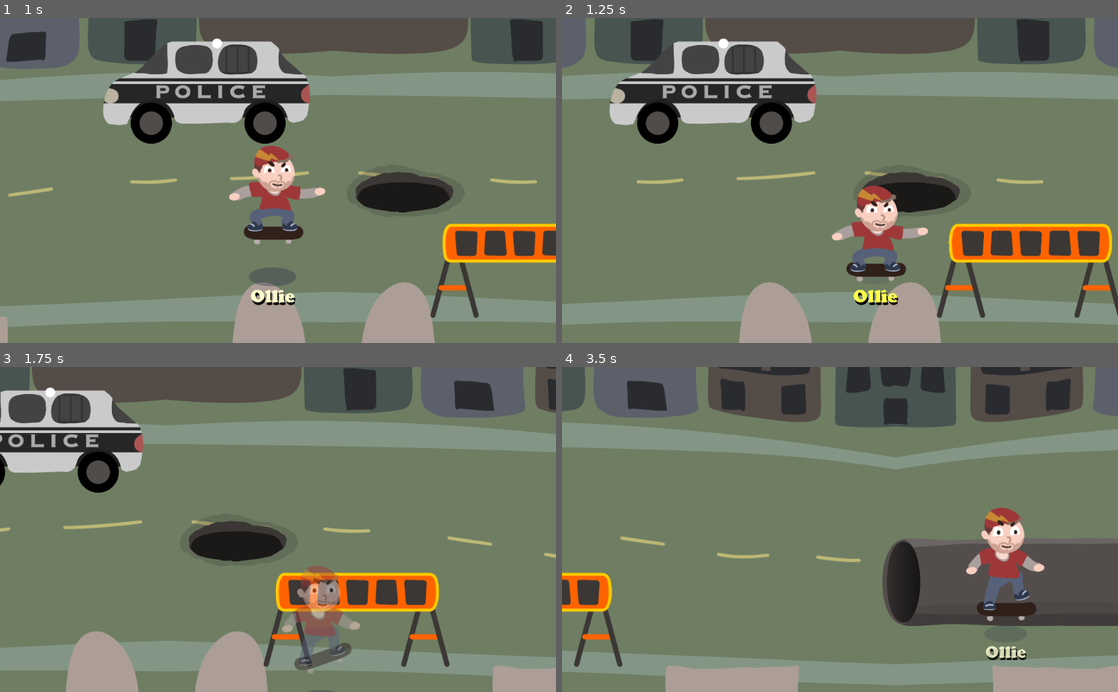
Above: before the commit, frames 1-4 (two rows, left to right).
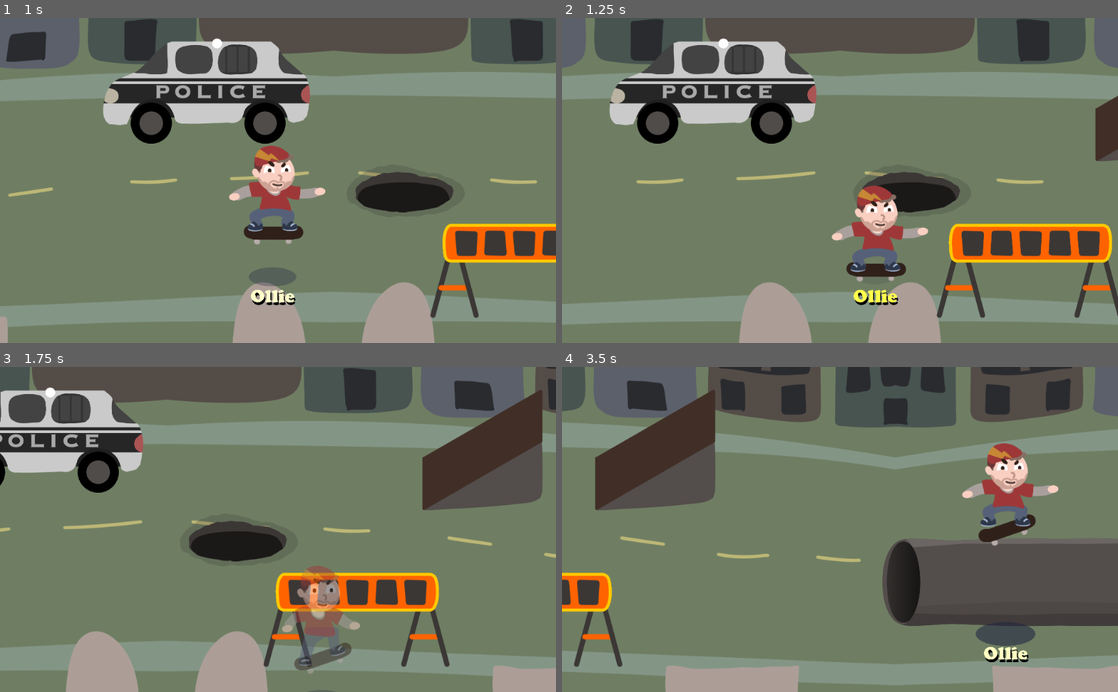
Above: after the commit, the same moments.

Repository: proximadams/The-Radical-Adventures-of-Chris-Pointon
Game: Godot game, scene res://scenes/Level.tscn
Two runs of this game, one before a commit and one after it. Both use one fixed random seed, a clock stepped at 60 frames per second and the inputs below.
Inputs:
- Up to frame 1 (1 s): hold D (move_right) from 0.53 s (still down); hold Up (shift_jump) from 0.53 s (still down)
- Up to frame 2 (1.25 s): keep holding D (move_right); keep holding Up (shift_jump)
- Up to frame 3 (1.75 s): release D (move_right) at 1.28 s; release Up (shift_jump) at 1.28 s; hold S (move_down) from 1.28 s (still down); tap Down (shift_crouch) at 1.35 s; tap Up (shift_jump) at 1.52, 1.55 s
- Up to frame 4 (3.5 s): tap Up (shift_jump) at 1.82, 3.02, 3.05, 3.32 s; release S (move_down) at 2.03 s; hold D (move_right) 2.03-2.78 s; hold Up (shift_jump) 2.03-2.78 s; hold W (move_up) from 2.78 s (still down); tap Down (shift_crouch) at 2.85 s

Frame 1 is identical in both runs. In frame 2, 0.7% of the frame differs, in the area x 95-100%, y 23-45%; in frame 3, 5.5%; in frame 4, 11%, in the area x 6-90%, y 7-91%.

Commit message:
trick text animation improvements & jump change

Diff:
--- a/code/Player.gd
+++ b/code/Player.gd
@@ -35,7 +35,7 @@
 			elif not _check_is_grinding():
 				anim.play('idle')
 		if not anim.current_animation.begins_with('grind_end'):
-			if Input.is_action_pressed('shift_jump'):
+			if Input.is_action_just_pressed('shift_jump'):
 				if 0.0 < crounchWindowTimer:
 					if _check_is_grinding():
 						isTryingToEndGrind = false
--- a/scenes/Level.tscn
+++ b/scenes/Level.tscn
@@ -4378,8 +4378,24 @@
 [sub_resource type="Theme" id=53]
 Label/fonts/font = SubResource( 52 )
 
+[sub_resource type="Animation" id=67]
+length = 0.001
+tracks/0/type = "value"
+tracks/0/path = NodePath(".:scale")
+tracks/0/interp = 1
+tracks/0/loop_wrap = true
+tracks/0/imported = false
+tracks/0/enabled = true
+tracks/0/keys = {
+"times": PoolRealArray( 0 ),
+"transitions": PoolRealArray( 1 ),
+"update": 0,
+"values": [ Vector2( 1.5, 1.5 ) ]
+}
+
 [sub_resource type="Animation" id=61]
 resource_name = "grind"
+length = 1.2
 tracks/0/type = "value"
 tracks/0/path = NodePath(".:modulate")
 tracks/0/interp = 1
@@ -4387,7 +4403,7 @@
 tracks/0/imported = false
 tracks/0/enabled = true
 tracks/0/keys = {
-"times": PoolRealArray( 0, 0.1, 0.3, 0.8, 0.9, 1 ),
+"times": PoolRealArray( 0, 0.1, 0.5, 1, 1.1, 1.2 ),
 "transitions": PoolRealArray( 1, 1, 1, 1, 1, 1 ),
 "update": 0,
 "values": [ Color( 1, 1, 0, 0 ), Color( 1, 1, 1, 1 ), Color( 1, 1, 1, 1 ), Color( 1, 1, 0, 1 ), Color( 0, 0, 0, 1 ), Color( 0, 0, 0, 0 ) ]
@@ -4399,10 +4415,10 @@
 tracks/1/imported = false
 tracks/1/enabled = true
 tracks/1/keys = {
-"times": PoolRealArray( 0, 0.1 ),
-"transitions": PoolRealArray( 1, 1 ),
-"update": 0,
-"values": [ Vector2( 0.5, 0.5 ), Vector2( 1, 1 ) ]
+"times": PoolRealArray( 0, 0.1, 0.2 ),
+"transitions": PoolRealArray( 1, 1, 1 ),
+"update": 0,
+"values": [ Vector2( 0.5, 0.5 ), Vector2( 1.5, 1.5 ), Vector2( 1, 1 ) ]
 }
 tracks/2/type = "value"
 tracks/2/path = NodePath("Grind:visible")
@@ -4419,6 +4435,7 @@
 
 [sub_resource type="Animation" id=59]
 resource_name = "kickflip"
+length = 1.2
 tracks/0/type = "value"
 tracks/0/path = NodePath(".:modulate")
 tracks/0/interp = 1
@@ -4426,7 +4443,7 @@
 tracks/0/imported = false
 tracks/0/enabled = true
 tracks/0/keys = {
-"times": PoolRealArray( 0, 0.1, 0.3, 0.8, 0.9, 1 ),
+"times": PoolRealArray( 0, 0.1, 0.5, 1, 1.1, 1.2 ),
 "transitions": PoolRealArray( 1, 1, 1, 1, 1, 1 ),
 "update": 0,
 "values": [ Color( 1, 1, 0, 0 ), Color( 1, 1, 1, 1 ), Color( 1, 1, 1, 1 ), Color( 1, 1, 0, 1 ), Color( 0, 0, 0, 1 ), Color( 0, 0, 0, 0 ) ]
@@ -4438,10 +4455,10 @@
 tracks/1/imported = false
 tracks/1/enabled = true
 tracks/1/keys = {
-"times": PoolRealArray( 0, 0.1 ),
-"transitions": PoolRealArray( 1, 1 ),
-"update": 0,
-"values": [ Vector2( 0.5, 0.5 ), Vector2( 1, 1 ) ]
+"times": PoolRealArray( 0, 0.1, 0.2 ),
+"transitions": PoolRealArray( 1, 1, 1 ),
+"update": 0,
+"values": [ Vector2( 0.5, 0.5 ), Vector2( 1.5, 1.5 ), Vector2( 1, 1 ) ]
 }
 tracks/2/type = "value"
 tracks/2/path = NodePath("Kickflip:visible")
@@ -4458,6 +4475,7 @@
 
 [sub_resource type="Animation" id=60]
 resource_name = "kickflipX2"
+length = 1.3
 tracks/0/type = "value"
 tracks/0/path = NodePath(".:modulate")
 tracks/0/interp = 1
@@ -4465,7 +4483,7 @@
 tracks/0/imported = false
 tracks/0/enabled = true
 tracks/0/keys = {
-"times": PoolRealArray( 0, 0.1, 0.3, 0.8, 0.9, 1 ),
+"times": PoolRealArray( 0, 0.1, 0.6, 1.1, 1.2, 1.3 ),
 "transitions": PoolRealArray( 1, 1, 1, 1, 1, 1 ),
 "update": 0,
 "values": [ Color( 1, 1, 0, 0 ), Color( 1, 1, 1, 1 ), Color( 1, 1, 1, 1 ), Color( 1, 1, 0, 1 ), Color( 0, 0, 0, 1 ), Color( 0, 0, 0, 0 ) ]
@@ -4477,10 +4495,10 @@
 tracks/1/imported = false
 tracks/1/enabled = true
 tracks/1/keys = {
-"times": PoolRealArray( 0, 0.1 ),
-"transitions": PoolRealArray( 1, 1 ),
-"update": 0,
-"values": [ Vector2( 0.5, 0.5 ), Vector2( 1, 1 ) ]
+"times": PoolRealArray( 0, 0.1, 0.2, 0.3 ),
+"transitions": PoolRealArray( 1, 1, 1, 1 ),
+"update": 0,
+"values": [ Vector2( 0.5, 0.5 ), Vector2( 1.5, 1.5 ), Vector2( 1, 1 ), Vector2( 1.5, 1.5 ) ]
 }
 tracks/2/type = "value"
 tracks/2/path = NodePath("KickflipX2:visible")
@@ -4789,7 +4807,7 @@
 
 [sub_resource type="Animation" id=65]
 resource_name = "spin360"
-step = 0.05
+length = 1.2
 tracks/0/type = "value"
 tracks/0/path = NodePath(".:modulate")
 tracks/0/interp = 1
@@ -4797,7 +4815,7 @@
 tracks/0/imported = false
 tracks/0/enabled = true
 tracks/0/keys = {
-"times": PoolRealArray( 0, 0.1, 0.3, 0.8, 0.9, 0.95 ),
+"times": PoolRealArray( 0, 0.1, 0.5, 1, 1.1, 1.2 ),
 "transitions": PoolRealArray( 1, 1, 1, 1, 1, 1 ),
 "update": 0,
 "values": [ Color( 1, 1, 0, 0 ), Color( 1, 1, 1, 1 ), Color( 1, 1, 1, 1 ), Color( 1, 1, 0, 1 ), Color( 0, 0, 0, 1 ), Color( 0, 0, 0, 0 ) ]
@@ -4809,10 +4827,10 @@
 tracks/1/imported = false
 tracks/1/enabled = true
 tracks/1/keys = {
-"times": PoolRealArray( 0, 0.1, 0.9, 0.95 ),
-"transitions": PoolRealArray( 1, 1, 1, 1 ),
-"update": 0,
-"values": [ Vector2( 0.5, 0.5 ), Vector2( 1, 1 ), Vector2( 1, 1 ), Vector2( 1.25, 1.25 ) ]
+"times": PoolRealArray( 0, 0.1, 0.2 ),
+"transitions": PoolRealArray( 1, 1, 1 ),
+"update": 0,
+"values": [ Vector2( 0.5, 0.5 ), Vector2( 1.5, 1.5 ), Vector2( 1, 1 ) ]
 }
 tracks/2/type = "value"
 tracks/2/path = NodePath("Spin360:visible")
@@ -4829,6 +4847,7 @@
 
 [sub_resource type="Animation" id=66]
 resource_name = "spin720"
+length = 1.3
 tracks/0/type = "value"
 tracks/0/path = NodePath(".:modulate")
 tracks/0/interp = 1
@@ -4836,7 +4855,7 @@
 tracks/0/imported = false
 tracks/0/enabled = true
 tracks/0/keys = {
-"times": PoolRealArray( 0, 0.1, 0.3, 0.8, 0.9, 1 ),
+"times": PoolRealArray( 0, 0.1, 0.6, 1.1, 1.2, 1.3 ),
 "transitions": PoolRealArray( 1, 1, 1, 1, 1, 1 ),
 "update": 0,
 "values": [ Color( 1, 1, 0, 0 ), Color( 1, 1, 1, 1 ), Color( 1, 1, 1, 1 ), Color( 1, 1, 0, 1 ), Color( 0, 0, 0, 1 ), Color( 0, 0, 0, 0 ) ]
@@ -4848,10 +4867,10 @@
 tracks/1/imported = false
 tracks/1/enabled = true
 tracks/1/keys = {
-"times": PoolRealArray( 0, 0.1 ),
-"transitions": PoolRealArray( 1, 1 ),
-"update": 0,
-"values": [ Vector2( 0.5, 0.5 ), Vector2( 1, 1 ) ]
+"times": PoolRealArray( 0, 0.1, 0.2, 0.3 ),
+"transitions": PoolRealArray( 1, 1, 1, 1 ),
+"update": 0,
+"values": [ Vector2( 0.5, 0.5 ), Vector2( 1.5, 1.5 ), Vector2( 1, 1 ), Vector2( 1.5, 1.5 ) ]
 }
 tracks/2/type = "value"
 tracks/2/path = NodePath("Spin720:visible")
@@ -4931,6 +4950,11 @@
 rotation = 1.5708
 shape = SubResource( 12 )
 
+[node name="Ramp" type="Sprite" parent="Background/Group1"]
+position = Vector2( 1595, 158 )
+scale = Vector2( 0.5, 0.5 )
+texture = ExtResource( 10 )
+
 [node name="Group2" type="Node2D" parent="Background"]
 position = Vector2( 2048, 0 )
 
@@ -4956,11 +4980,6 @@
 texture = ExtResource( 8 )
 script = ExtResource( 1 )
 offsetY = 70.0
-
-[node name="Ramp" type="Sprite" parent="Background/Group2"]
-position = Vector2( 1251, 174 )
-scale = Vector2( 0.5, 0.5 )
-texture = ExtResource( 10 )
 
 [node name="AnimationPlayer" type="AnimationPlayer" parent="Background"]
 autoplay = "move"
@@ -5061,6 +5080,7 @@
 
 [node name="TrickLabels" type="Node2D" parent="Player"]
 modulate = Color( 0, 0, 0, 0 )
+scale = Vector2( 1.5, 1.5 )
 z_index = 10
 
 [node name="Kickflip" type="Node2D" parent="Player/TrickLabels"]
@@ -5156,6 +5176,7 @@
 align = 1
 
 [node name="Grind" type="Node2D" parent="Player/TrickLabels"]
+visible = false
 
 [node name="TextBackground" type="Label" parent="Player/TrickLabels/Grind"]
 modulate = Color( 0, 0, 0, 1 )
@@ -5346,6 +5367,7 @@
 
 [node name="TrickAnimationPlayer" type="AnimationPlayer" parent="Player/TrickLabels"]
 autoplay = "none"
+anims/RESET = SubResource( 67 )
 anims/grind = SubResource( 61 )
 anims/kickflip = SubResource( 59 )
 anims/kickflipX2 = SubResource( 60 )
Not shown: 1 places in scenes/Level.tscn that only renumber resources
